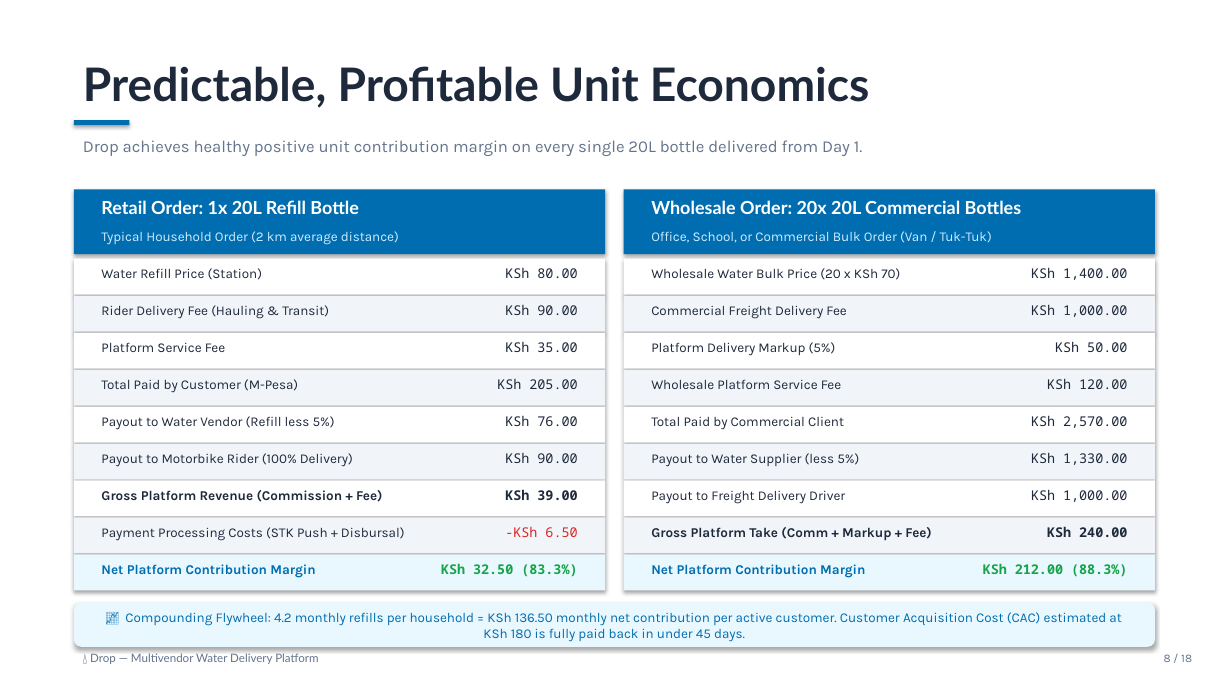
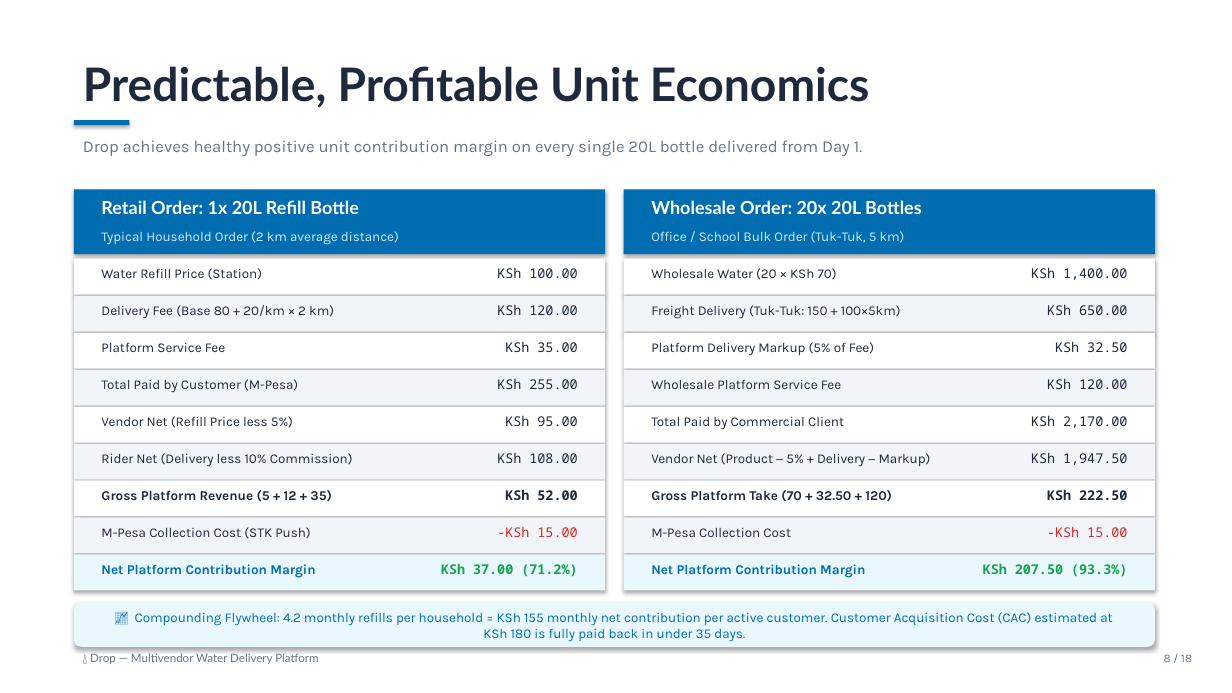
Before and after one commit to WinterJackson/drop-water-delivery-app, a slide deck: slide 8 of Drop_Pitch_Deck.pptx. Drawn at 1232x693 pixels with LibreOffice and Linux fonts; fonts in the diff are those of the drawing. Boxes give left, top, right and bottom in pixels: in the first picture for what was removed or moved away, otherwise in the second. Text is boxed around its words. In the diff, an @@ line names an element or a change of style, - is before the commit and + after.

```diff
--- a/Drop_Pitch_Deck.pptx
+++ b/Drop_Pitch_Deck.pptx
@@ text at [651, 200, 922, 214]: text changed @@
-Wholesale Order: 20x 20L Commercial Bottles
+Wholesale Order: 20x 20L Bottles
@@ text at [651, 231, 905, 243]: text changed @@
-Office, School, or Commercial Bulk Order (Van / Tuk-Tuk)
+Office / School Bulk Order (Tuk-Tuk, 5 km)
@@ text at [497, 268, 577, 278]: text changed @@
-KSh 80.00
+KSh 100.00
@@ text at [651, 268, 837, 280]: text changed @@
-Wholesale Water Bulk Price (20 x KSh 70)
+Wholesale Water (20 × KSh 70)
@@ text at [101, 305, 334, 319]: text changed @@
-Rider Delivery Fee (Hauling & Transit)
+Delivery Fee (Base 80 + 20/km × 2 km)
@@ text at [497, 305, 577, 315]: text changed @@
-KSh 90.00
+KSh 120.00
@@ text at [651, 305, 901, 319]: text changed @@
-Commercial Freight Delivery Fee
+Freight Delivery (Tuk-Tuk: 150 + 100×5km)
@@ text at [1047, 304, 1127, 315]: text changed @@
-KSh 1,000.00
+KSh 650.00
@@ text at [651, 342, 874, 356]: text changed @@
-Platform Delivery Markup (5%)
+Platform Delivery Markup (5% of Fee)
@@ text at [1055, 341, 1127, 352]: text changed @@
-KSh 50.00
+KSh 32.50
@@ text at [497, 379, 577, 389]: text changed @@
-KSh 205.00
+KSh 255.00
@@ text at [101, 416, 293, 428]: text changed @@
-Payout to Water Vendor (Refill less 5%)
+Vendor Net (Refill Price less 5%)
@@ text at [505, 416, 577, 426]: text changed @@
-KSh 76.00
+KSh 95.00
@@ text at [1031, 415, 1127, 428]: text changed @@
-KSh 2,570.00
+KSh 2,170.00
@@ text at [101, 453, 353, 467]: text changed @@
-Payout to Motorbike Rider (100% Delivery)
+Rider Net (Delivery less 10% Commission)
@@ text at [497, 453, 577, 463]: text changed @@
-KSh 90.00
+KSh 108.00
@@ text at [651, 453, 931, 467]: text changed @@
-Payout to Water Supplier (less 5%)
+Vendor Net (Product − 5% + Delivery − Markup)
@@ text at [1031, 452, 1127, 465]: text changed @@
-KSh 1,330.00
+KSh 1,947.50
@@ text at [101, 490, 331, 502]: text changed @@
-Gross Platform Revenue (Commission + Fee)
+Gross Platform Revenue (5 + 12 + 35)
@@ text at [505, 489, 577, 500]: text changed @@
-KSh 39.00
+KSh 52.00
@@ text at [651, 490, 892, 502]: text changed; bold on @@
-Payout to Freight Delivery Driver
+Gross Platform Take (70 + 32.50 + 120)
@@ text at [1047, 489, 1127, 500]: text changed; bold on @@
-KSh 1,000.00
+KSh 222.50
@@ text at [101, 527, 310, 539]: text changed @@
-Payment Processing Costs (STK Push + Disbursal)
+M-Pesa Collection Cost (STK Push)
@@ text at [497, 527, 577, 537]: text changed @@
--KSh 6.50
+-KSh 15.00
@@ text at [651, 528, 791, 537]: text changed; bold off @@
-Gross Platform Take (Comm + Markup + Fee)
+M-Pesa Collection Cost
@@ text at [1047, 526, 1127, 537]: text changed; text colour #1E293B to #DC2626; bold off @@
-KSh 240.00
+-KSh 15.00
@@ text at [441, 563, 577, 577]: text changed @@
-KSh 32.50 (83.3%)
+KSh 37.00 (71.2%)
@@ text at [983, 563, 1127, 577]: text changed @@
-KSh 212.00 (88.3%)
+KSh 207.50 (93.3%)
@@ text at [135, 612, 1112, 642]: text changed @@
-📈 Compounding Flywheel: 4.2 monthly refills per household = KSh 136.50 monthly net contribution per active customer. Customer Acquisition Cost (CAC) estimated at KSh 180 is fully paid back in under 45 days.
+📈 Compounding Flywheel: 4.2 monthly refills per household = KSh 155 monthly net contribution per active customer. Customer Acquisition Cost (CAC) estimated at KSh 180 is fully paid back in under 35 days.
```
Also in this commit, not shown: 1 other slide changed.
